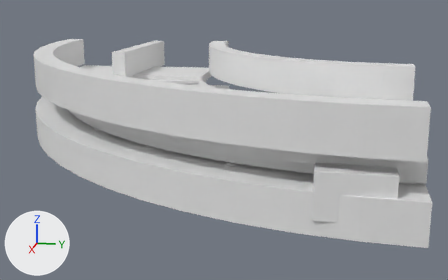
An edit to the glTF model assets/source/infrastructure/directorate/conveyors/models/curve_90_right/blocked_lod0.glb, drawn before and after from the same camera.
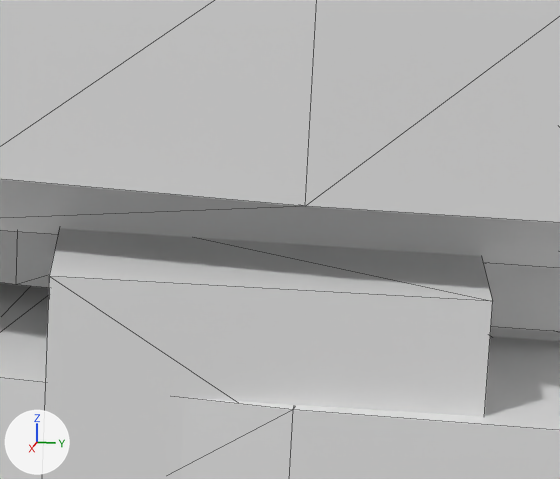
There are two pictures of each version: one whole from a 50 mm lens placed at (0.5609, -0.0373, 0.3977), pointed at (0.1365, -0.1222, 0.2915), one close up on the part from 68% to 92% of the width and 42% to 75% of the height. Every picture has the same lights, and +X, +Y and +Z are marked at lower left. The last two pictures show the newer version. The close-ups show mesh edges as thin lines. Vertices at exactly the same position are counted once.

Script lines for the objects in view, before the commit:
```python
me_blocked_lod0 = bpy.data.meshes.new('blocked_lod0')
me_blocked_lod0.from_pydata(...)  # 568 vertices, 1036 faces; spans x -0.031..0.3, y -0.3..0.003, z 0.289..0.35
ob_blocked_lod0 = bpy.data.objects.new('blocked_lod0', me_blocked_lod0)
ob_blocked_lod0.location = (0.0, 0.0, 0.0)
```
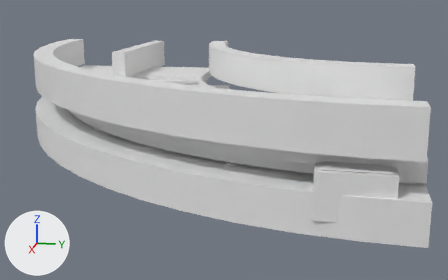
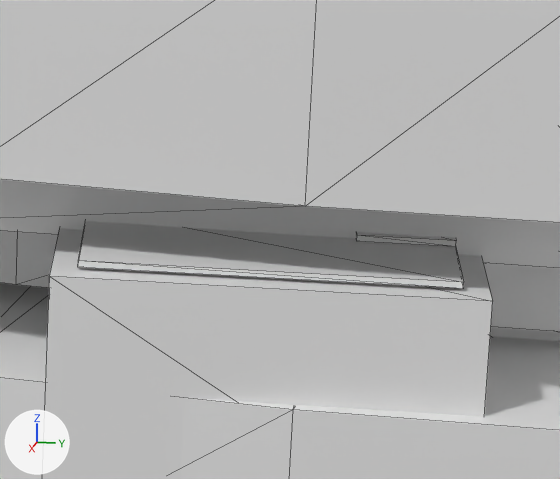
Pixel boxes [x1, y1, x2, y2] of what changed, in the close-ups (560 x 479 px):
part 1 of me_blocked_lod0, added
    after: [77, 221, 464, 289]
part 2 of me_blocked_lod0, added
    after: [356, 232, 456, 247]

The edits, one by one:
me_blocked_lod0 is used by ob_blocked_lod0; location (0.0, 0.0, 0.0).
me_blocked_lod0 had 568 vertices, 1036 faces and spanned x -0.031..0.3, y -0.3..0.003, z 0.289..0.35.
me_blocked_lod0 now has 584 vertices, 1060 faces and spans x -0.031..0.3, y -0.3..0.003, z 0.289..0.35.
me_blocked_lod0 part 1: a new loose piece, a box spanning x 0.27778..0.295, y -0.04778..-0.01611, z 0.31972..0.32028.
me_blocked_lod0 part 2: a new loose piece, a box spanning x 0.27778..0.28444, y -0.02444..-0.01611, z 0.32033..0.32089.
